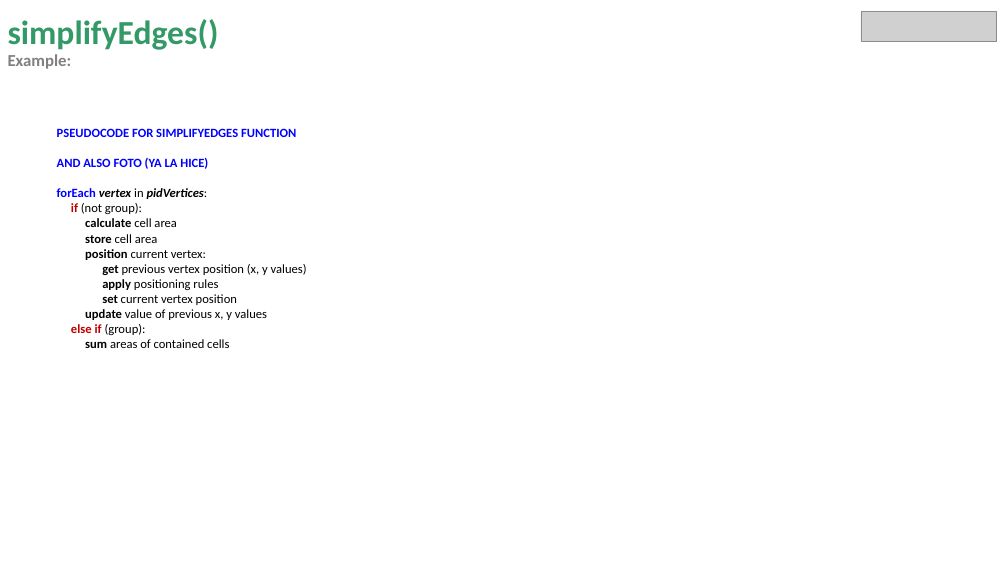
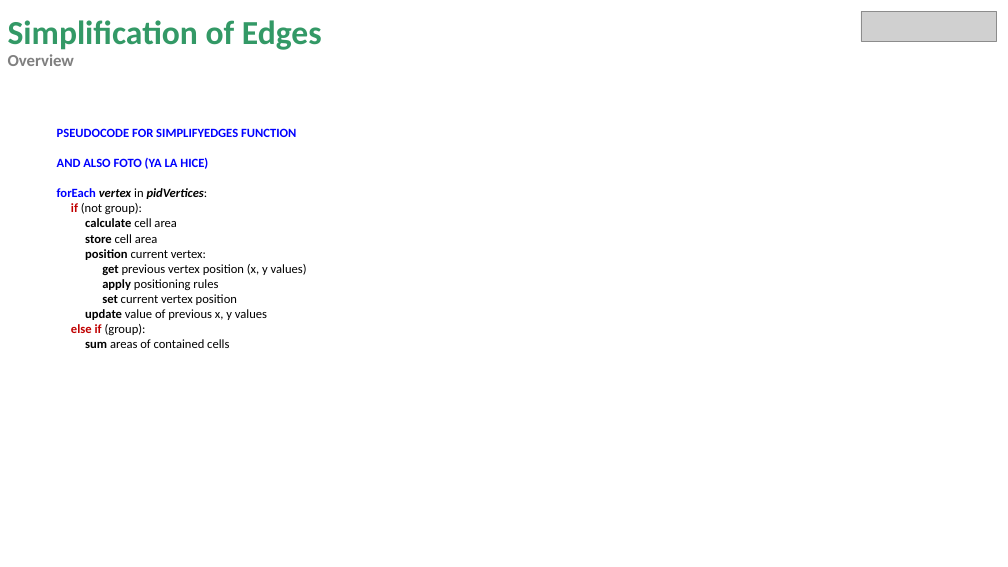
Before and after one commit to miguelrk/tum-mw-bachelorarbeit, a slide deck: slide 6 of 3 Entwicklungsphase/weekly_meeting_14.pptx (slide 9 before the commit). Drawn at 1008x567 pixels with LibreOffice and Linux fonts; fonts in the diff are those of the drawing; grey boxes stand for pictures. Boxes give left, top, right and bottom in pixels: in the first picture for what was removed or moved away, otherwise in the second. Text is boxed around its words. In the diff, an @@ line names an element or a change of style, - is before the commit and + after.

```diff
--- a/3 Entwicklungsphase/weekly_meeting_14.pptx
+++ b/3 Entwicklungsphase/weekly_meeting_14.pptx
@@ title at [8, 20, 322, 66]: text changed @@
-simplifyEdges()
-Example:
+Simplification of Edges
+Overview
```
Also in this commit, not shown: 5 other slides changed, 2 slides added, 3 slides removed, 11 other files.
